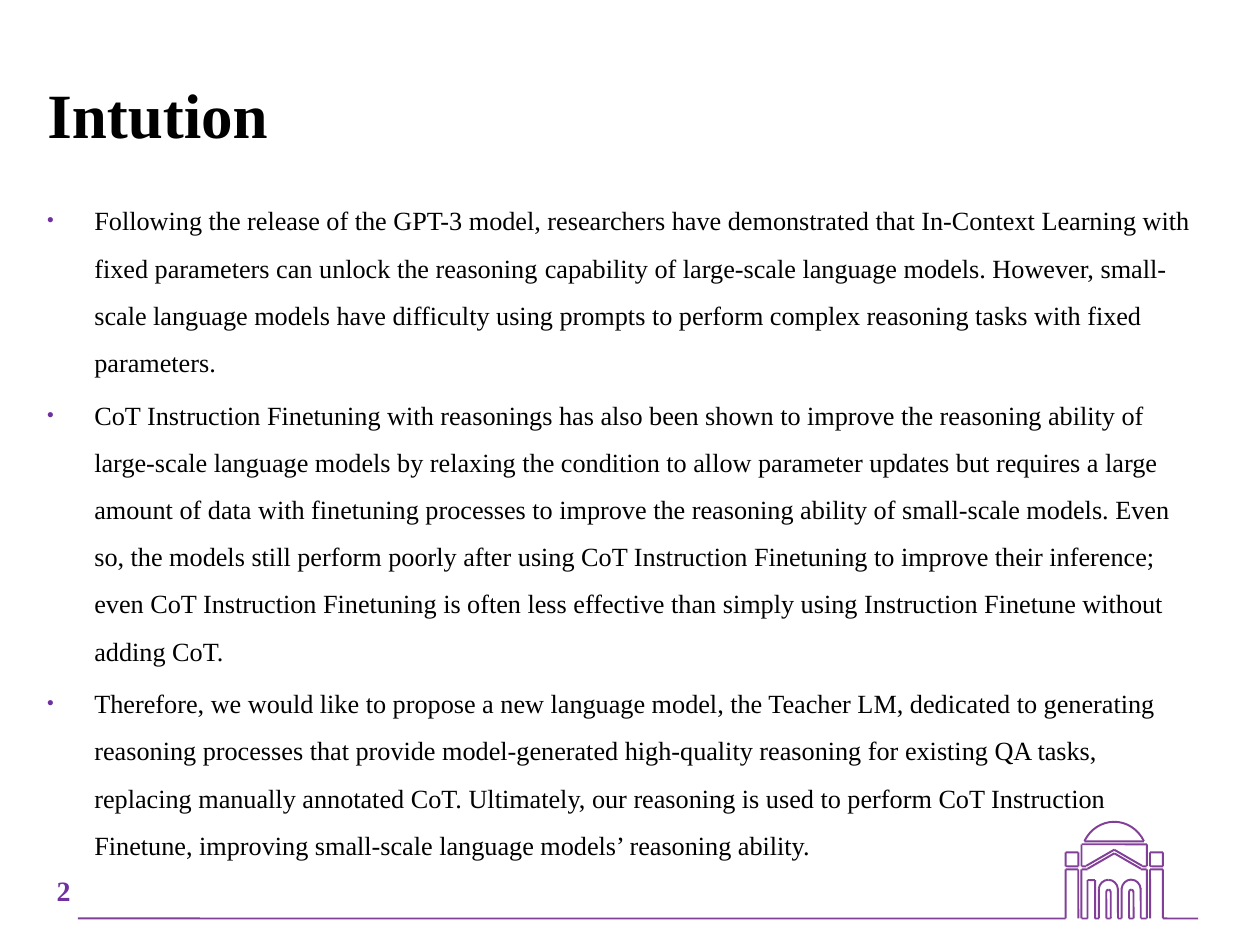
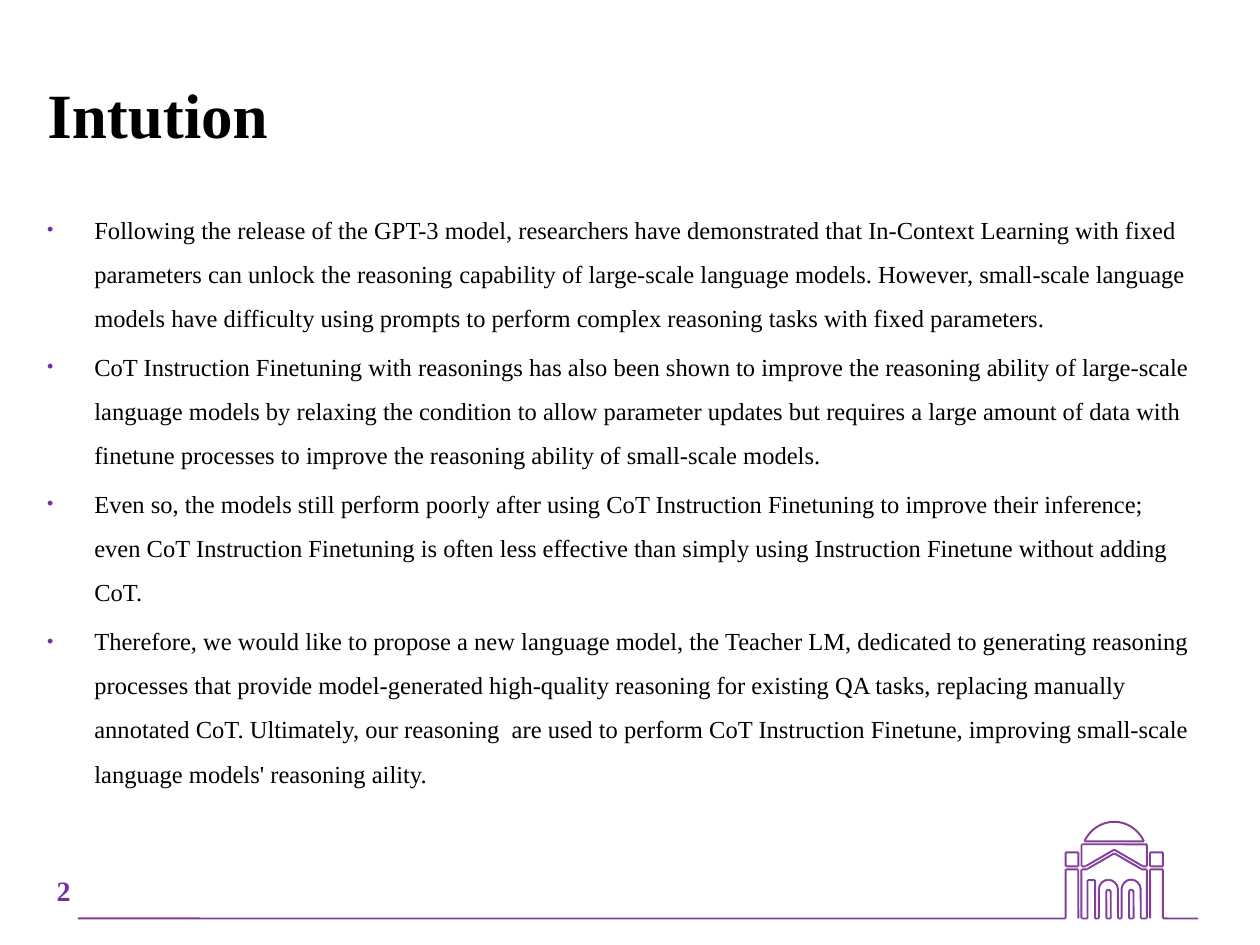
Before and after one commit to zhaochenyang20/ivue_wallpaper, a slide deck: slide 2 of self-info/Teacher LM English.pptx. Drawn at 1260x945 pixels with LibreOffice and Linux fonts; fonts in the diff are those of the drawing; background and template pictures are left out. Boxes give left, top, right and bottom in pixels: in the first picture for what was removed or moved away, otherwise in the second. Text is boxed around its words. In the diff, an @@ line names an element or a change of style, - is before the commit and + after.

```diff
--- a/self-info/Teacher LM English.pptx
+++ b/self-info/Teacher LM English.pptx
@@ text "Following the release of the ...": place and size @@
-text "Following the release of the ..." at (94,211,1190,814)
+text "Following the release of the ..." at (94,221,1188,788)
@@ text at (94,221,1184,333): size 15 to 14 pt in "Following the release of the GPT-3 model, ..." @@
@@ text at (94,358,1188,788): text changed; size 15 to 14 pt @@
-• CoT Instruction Finetuning with reasonings has also been shown to improve the reasoning ability of large-scale language models by relaxing the condition to allow parameter updates but requires a large amount of data with finetuning processes to improve the reasoning ability of small-scale models. Even so, the models still perform poorly after using CoT Instruction Finetuning to improve their inference; even CoT Instruction Finetuning is often less effective than simply using Instruction Finetune without adding CoT.
-• Therefore, we would like to propose a new language model, the Teacher LM, dedicated to generating reasoning processes that provide model-generated high-quality reasoning for existing QA tasks, replacing manually annotated CoT. Ultimately, our reasoning is used to perform CoT Instruction Finetune, improving small-scale language models’ reasoning ability.
+• CoT Instruction Finetuning with reasonings has also been shown to improve the reasoning ability of large-scale language models by relaxing the condition to allow parameter updates but requires a large amount of data with finetune processes to improve the reasoning ability of small-scale models.
+• Even so, the models still perform poorly after using CoT Instruction Finetuning to improve their inference; even CoT Instruction Finetuning is often less effective than simply using Instruction Finetune without adding CoT.
+• Therefore, we would like to propose a new language model, the Teacher LM, dedicated to generating reasoning processes that provide model-generated high-quality reasoning for existing QA tasks, replacing manually annotated CoT. Ultimately, our reasoning are used to perform CoT Instruction Finetune, improving small-scale language models' reasoning aility.
```
Also in this commit, not shown: 1 other slide changed.
